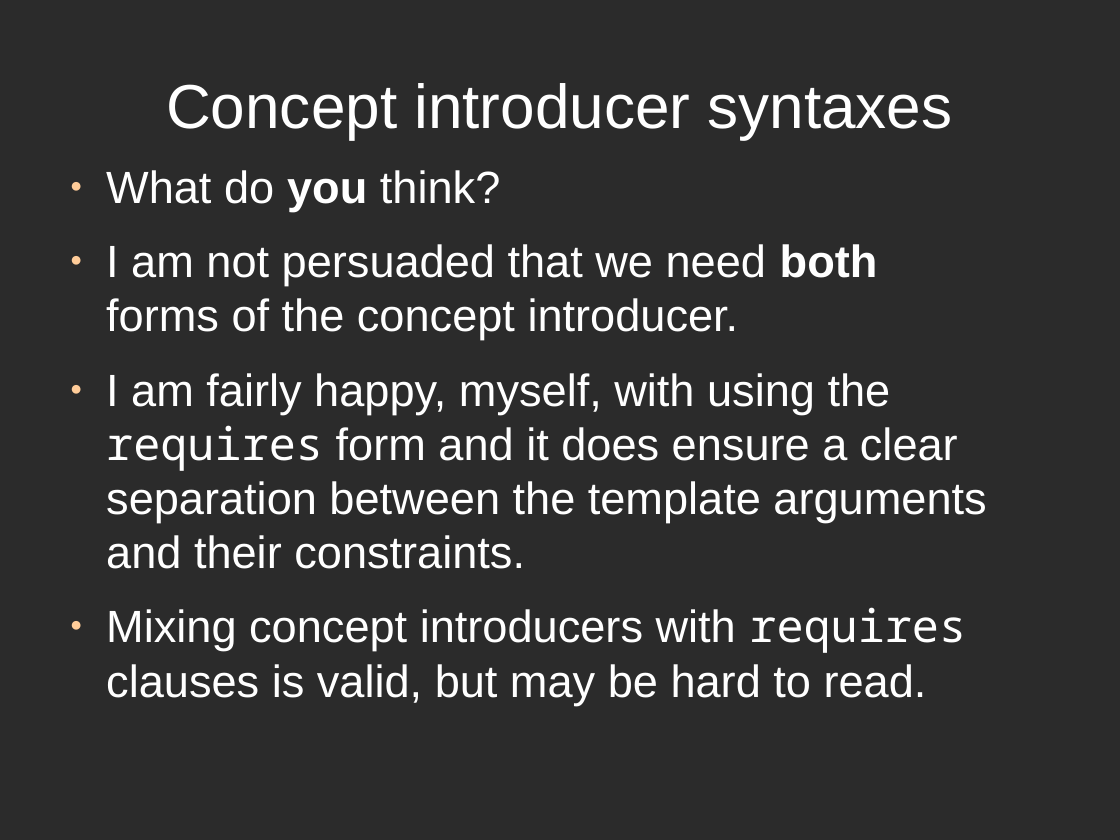
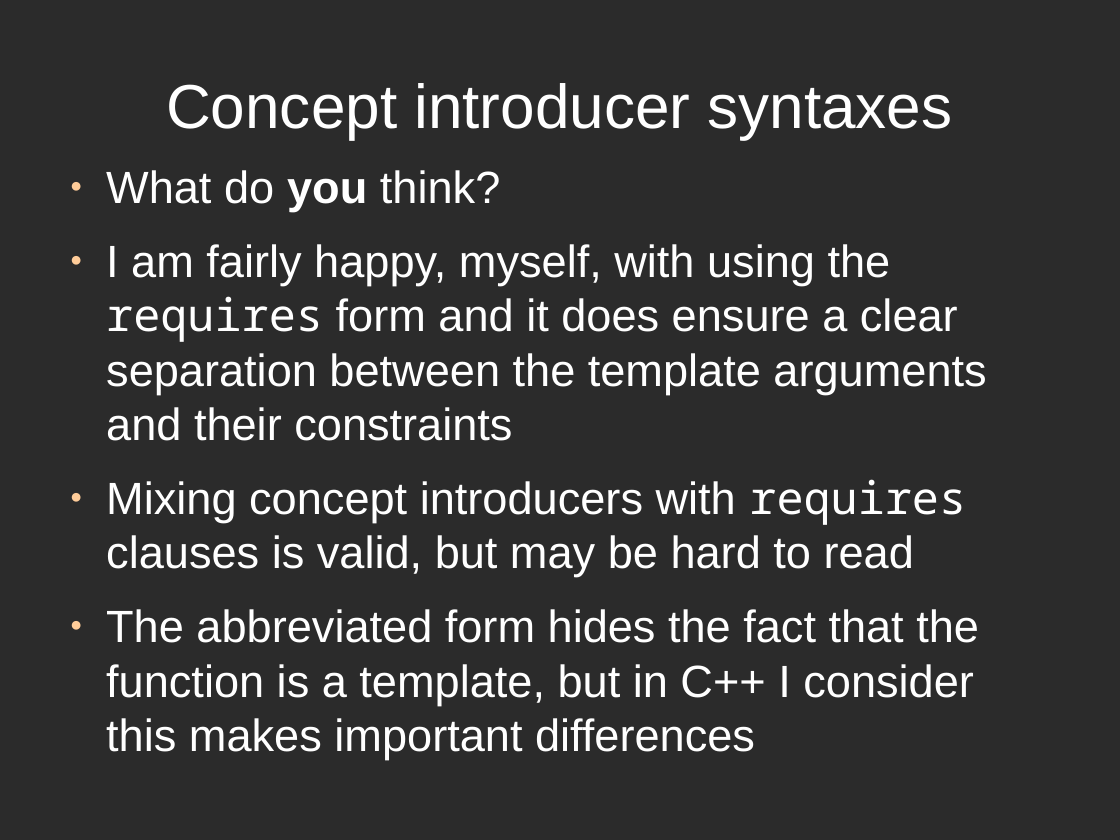
Before and after one commit to rogerorr/articles, a slide deck: slide 63 of Making_Templates_Easier/Making_Templates_Easier.odp (slide 62 before the commit). Drawn at 1120x840 pixels with LibreOffice and Linux fonts; fonts in the diff are those of the drawing; background and template pictures are left out; a plain dark background stands for a picture behind light text. Boxes give left, top, right and bottom in pixels: in the first picture for what was removed or moved away, otherwise in the second. Text is boxed around its words. In the diff, an @@ line names an element or a change of style, - is before the commit and + after.

```diff
--- a/Making_Templates_Easier/Making_Templates_Easier.odp
+++ b/Making_Templates_Easier/Making_Templates_Easier.odp
@@ text at <box>106,244,986,759</box>: text changed @@
-● I am not persuaded that we need both forms of the concept introducer.
-● I am fairly happy, myself, with using the requires form and it does ensure a clear separation between the template arguments and their constraints.
-● Mixing concept introducers with requires clauses is valid, but may be hard to read.
+● I am fairly happy, myself, with using the requires form and it does ensure a clear separation between the template arguments and their constraints
+● Mixing concept introducers with requires clauses is valid, but may be hard to read
+● The abbreviated form hides the fact that the function is a template, but in C++ I consider this makes important differences
```
Also in this commit, not shown: 31 other slides changed, 3 slides added, 4 slides removed.
